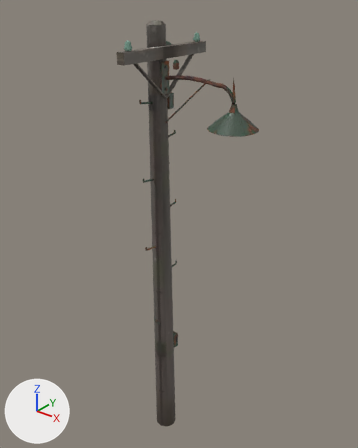
An edit to the glTF model experiment/drivein/assets/lamp_pole.glb, drawn before and after from the same camera.
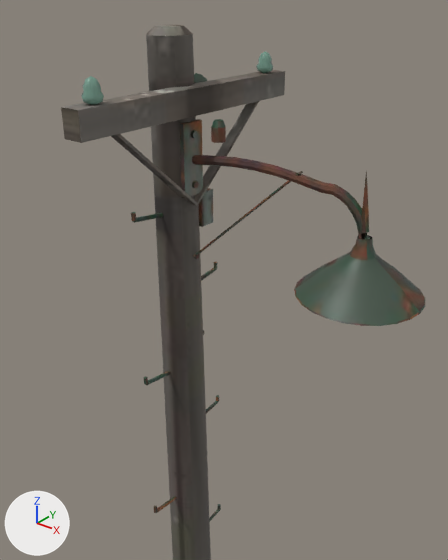
There are two pictures of each version: one whole from a camera (50 mm lens) standing at (3.42, -3.97, 5.61) and looking at (0.19, 0.06, 3.11), one close up from a camera (50 mm lens) standing at (1.83, -2.0, 5.45) and looking at (-0.07, 0.38, 3.98). Every picture has the same lights, and +X, +Y and +Z are marked at lower left. The last two pictures show the newer version. Where no turn or scale is listed for an object, it has been applied to the vertices. Vertices at exactly the same position are counted once.

Names of what the first close-up shows: 'glass_insulator', 'steel_weathered', 'wood_old'.
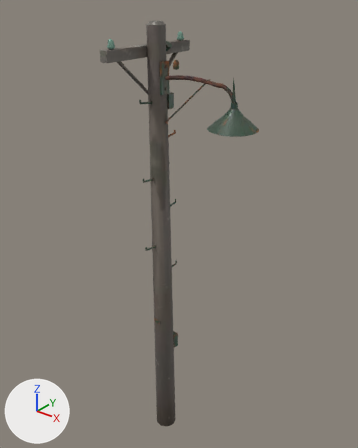
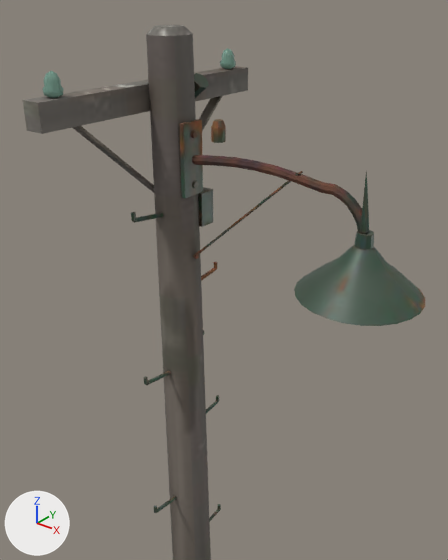
What differs and where, as boxes [x1, y1, x2, y2] in the close-ups (448 x 560 px; the box of a moved part takes in the faces that stretch with it):
'wood_old', reshaped, surface changed: before [61, 25, 285, 560]; after [23, 25, 248, 560]
'glass_insulator', moved: before [81, 51, 273, 105]; after [42, 48, 236, 98]
part 2 of me_steel_weathered, moved or reshaped (not visible before): after [354, 230, 374, 250]
part 3 of me_steel_weathered, moved or reshaped: before [335, 235, 389, 276]; after [335, 245, 389, 276]
part 4 of me_steel_weathered, surface changed: [131, 73, 425, 513] in both
part 5 of me_wood_old, moved or reshaped: before [61, 70, 285, 143]; after [23, 66, 248, 134]
part 6 of me_wood_old, moved or reshaped: before [194, 101, 259, 205]; after [199, 96, 222, 131]
part 7 of me_wood_old, moved or reshaped: before [111, 134, 197, 206]; after [72, 126, 154, 193]
part 8 of me_wood_old, surface changed: before [61, 25, 259, 560]; after [23, 25, 222, 560]

The change in detail:
me_glass_insulator is used by ob_glass_insulator; location (0.0, 0.0, 0.0).
me_glass_insulator had 140 vertices, 240 faces and spanned x 0.037..0.117, y -0.577..0.539, z 5.055..5.15.
me_glass_insulator now has 140 vertices, 240 faces and spans x -0.183..-0.103, y -0.577..0.539, z 5.055..5.15.
me_glass_insulator part 1: the whole mesh is moved by (-0.22, 0.0, 0.0).
me_steel_weathered is used by ob_steel_weathered; location (0.0, 0.0, 0.0).
me_steel_weathered had 741 vertices, 1304 faces and spanned x -0.08..1.15, y -0.3..0.27, z 0.0..5.09.
me_steel_weathered now has 786 vertices, 1388 faces and spans x -0.08..1.15, y -0.3..0.27, z 0.0..5.09.
me_steel_weathered part 2: the loose piece of 20 vertices spanning x 0.87..0.93, y -0.03..0.03, z 4.47..4.53 is moved by (0.0, 0.0, 0.08).
me_steel_weathered part 3: 25 vertices moved from x 0.87..0.93, y -0.03..0.03, z 4.56..4.59 to x 0.86..0.94, y -0.03..0.03, z 4.54..4.57; 29 vertices removed from x 0.85..0.95, y -0.05..0.05, z 4.52..4.59; 54 vertices added at x 0.82..0.98, y -0.08..0.08, z 4.51..4.57.
me_steel_weathered part 4: 866 kept faces spanning x -0.08..1.15, y -0.3..0.27, z 0.0..5.09 get new texture (UV) coordinates.
Other edits to the shape of me_steel_weathered do not show in these pictures.
me_wood_old is used by ob_wood_old; location (0.0, 0.0, 0.0).
me_wood_old had 230 vertices, 444 faces and spanned x -0.13..0.14, y -0.64..0.61, z -0.05..5.28.
me_wood_old now has 230 vertices, 444 faces and spans x -0.19..0.14, y -0.64..0.61, z -0.05..5.28.
me_wood_old part 5: the loose piece of 8 vertices spanning x 0.03..0.12, y -0.64..0.61, z 4.95..5.05 is moved by (-0.22, 0.0, 0.0).
me_wood_old part 6: the loose piece of 8 vertices spanning x 0.04..0.1, y -0.02..0.44, z 4.55..4.95 is moved by (-0.21, 0.0, 0.0).
me_wood_old part 7: the loose piece of 8 vertices spanning x 0.04..0.1, y -0.47..-0.01, z 4.55..4.95 is moved by (-0.21, 0.0, 0.0).
me_wood_old part 8: texture (UV) coordinates of 436 of 444 faces, centred in x -0.13..0.13, y -0.64..0.61, z -0.05..5.28, changed; they spanned u 0.0..0.28, v 0.0..1.0 and now span u 0.0..0.29, v 0.0..1.0.
